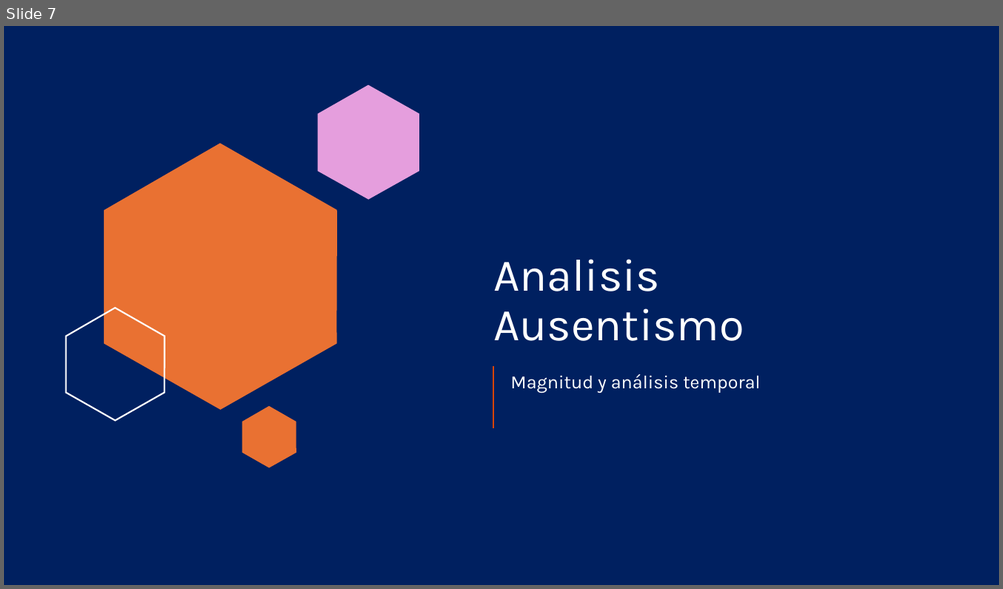
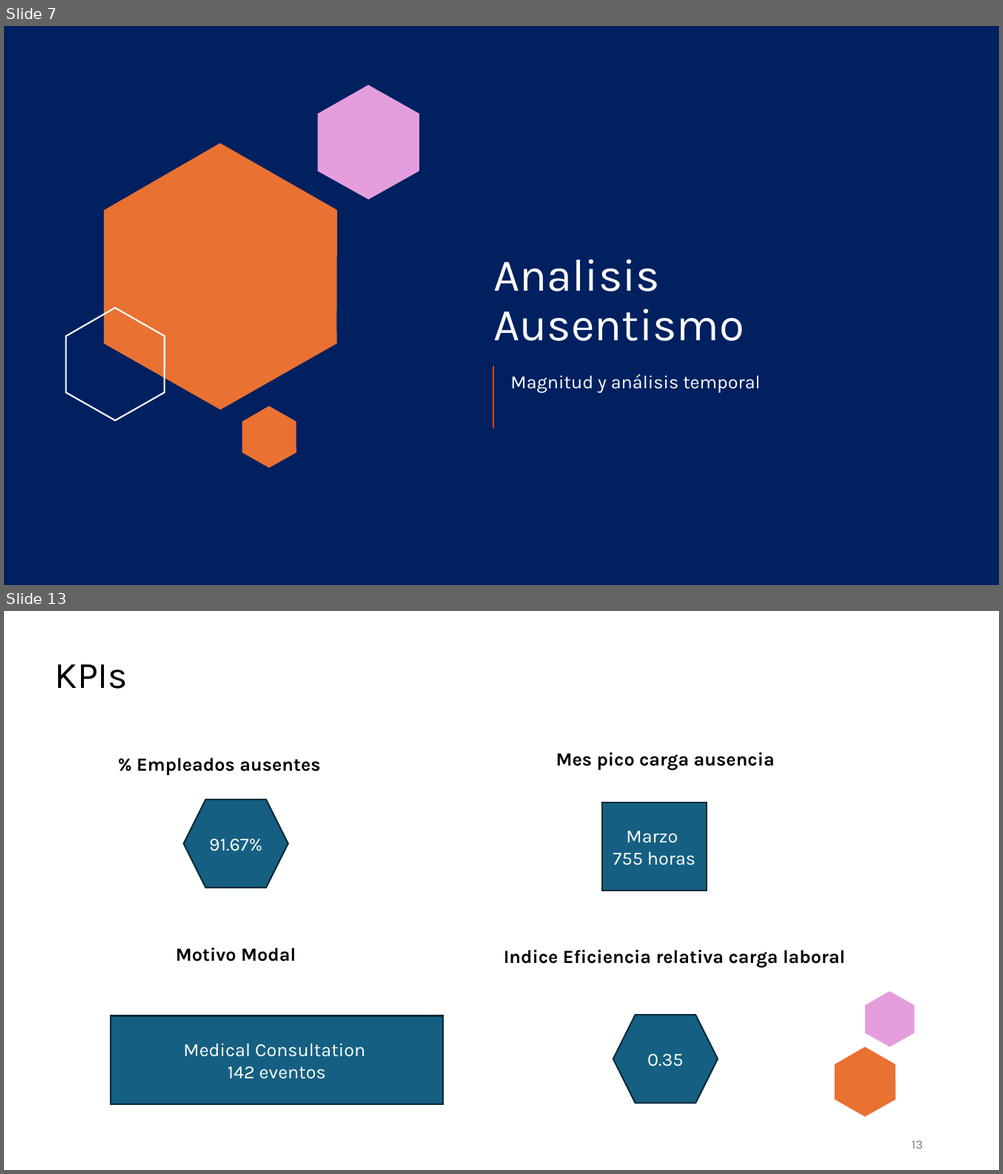
Before and after one commit to ITACADEMYprojectes/ProjecteData, a slide deck: Equip_28/Results/Analisis_PAP_and_ABL_RapidExpres.pptx. Shown one above the other, each under a label of ours: slide 7 before the commit, slides 7 and 13 after it; the slides between them are not shown. The pictures are 1003x589 and 1003x1174 pixels, drawn with LibreOffice and Linux fonts; fonts in the diff are those of the drawing. Boxes give left, top, right and bottom in pixels: in the first picture for what was removed or moved away, otherwise in the second. Text is boxed around its words. In the diff, an @@ line names an element or a change of style, - is before the commit and + after.

```diff
--- a/Equip_28/Results/Analisis_PAP_and_ABL_RapidExpres.pptx
+++ b/Equip_28/Results/Analisis_PAP_and_ABL_RapidExpres.pptx
@@ slide 13 added at (4, 611, 999, 1170), background #FFFFFF @@
@@ title added at (54, 664, 128, 689), 36 pt, text #000000 @@
+KPIs
@@ text added at (136, 758, 320, 775), 18 pt, text #000000, bold @@
+% Empleados ausentes
@@ text added at (556, 752, 774, 771), 18 pt, text #000000, bold @@
+Mes pico carga ausencia
@@ hexagon added at (184, 800, 288, 888), fill #156082, outline #092A39 1.5 pt, 18 pt, text #FFFFFF @@
+91.67%
@@ rectangle added at (602, 803, 706, 891), fill #156082, outline #092A39 1.5 pt, 18 pt, text #FFFFFF @@
+Marzo
+755 horas
@@ text added at (176, 948, 296, 962), 18 pt, text #000000, bold @@
+Motivo Modal
@@ text added at (504, 950, 845, 968), 18 pt, text #000000, bold @@
+Indice Eficiencia relativa carga laboral
@@ freeform shape added at (865, 991, 914, 1048), fill #E59EDD @@
@@ rectangle added at (110, 1016, 443, 1104), fill #156082, outline #092A39 1.5 pt, 18 pt, text #FFFFFF @@
+Medical Consultation
+142 eventos
@@ hexagon added at (613, 1015, 717, 1103), fill #156082, outline #092A39 1.5 pt, 18 pt, text #FFFFFF @@
+0.35
@@ freeform shape added at (862, 1031, 999, 1170), outline #FFFFFF 1.5 pt @@
@@ freeform shape added at (834, 1048, 896, 1118), fill #E97132 @@
@@ page number added at (911, 1141, 922, 1149), 12 pt, text #797979 @@
+13
```
Also in this commit, not shown: 7 slides changed, 1 other slide added, 2 slides removed, 1 other file.
